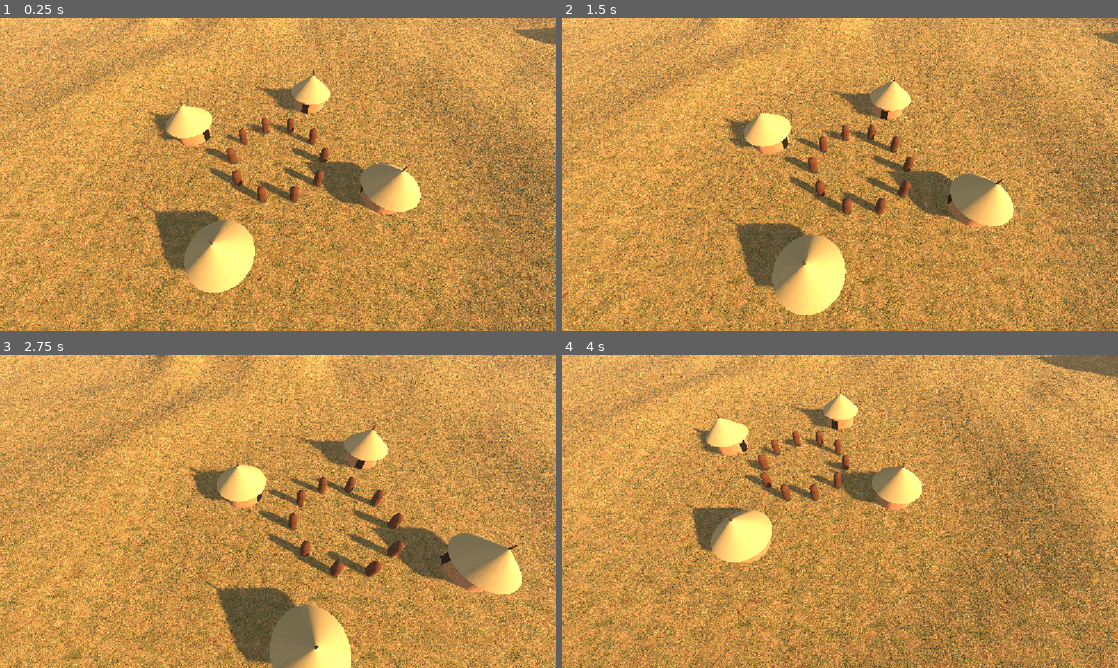
Above: before the commit, frames 1-4 (two rows, left to right).
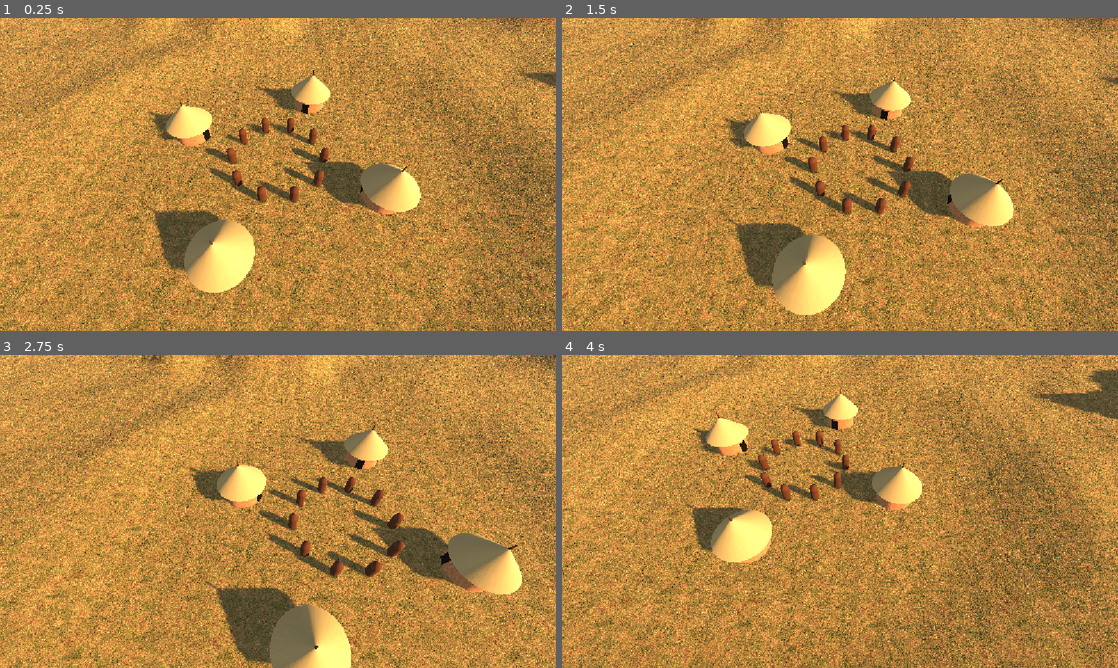
Above: after the commit, the same moments.

Repository: barroapk/faso-kanou
Game: Godot game, scene res://scenes/main.tscn
The game is run twice, just before and just after one commit, with the same random seed, the same clock (stepped at 60 frames per second) and the same inputs. A sky picture missing from this copy of the repository is replaced by a grey-blue gradient.
Inputs (mouse positions are in pixels of both pictures, inside the frame that each line leads up to):
- Up to frame 1 (0.25 s): no input
- Up to frame 2 (1.5 s): tap Enter at 0.5 s; move the mouse to (962, 158) at 0.52 s; click (962, 158) at 0.67 s; tap Space at 1.25 s; drag from (728, 190) to (812, 237) at 1.27 s
- Up to frame 3 (2.75 s): tap Enter at 2 s; move the mouse to (333, 442) at 2.02 s; click (333, 442) at 2.17 s
- Up to frame 4 (4 s): tap Space at 2.75 s; drag from (812, 574) to (673, 464) at 2.77 s; tap Enter at 3.5 s; move the mouse to (1006, 558) at 3.52 s; click (1006, 558) at 3.67 s

The runs differ from the first frame. In frame 1, 7.3% of the frame differs, in the area x 0-100%, y 0-40%; in frame 2, 7.4%; in frame 3, 8.0%, in the area x 0-100%, y 0-46%; in frame 4, 6.9%.

Commit message:
Moins de brume, montagnes naturelles, forêt plus verte

Diff:
--- a/scripts/main.gd
+++ b/scripts/main.gd
@@ -24,7 +24,7 @@
     env.reflected_light_source = Environment.REFLECTION_SOURCE_SKY
     env.tonemap_mode = Environment.TONE_MAPPER_ACES
     env.fog_enabled = true
-    env.fog_density = 0.0015
+    env.fog_density = 0.0004
     env.fog_light_color = Color(0.95, 0.8, 0.65)
     var monde := WorldEnvironment.new()
     monde.environment = env
--- a/scripts/terrain.gd
+++ b/scripts/terrain.gd
@@ -12,81 +12,81 @@
 var climat := FastNoiseLite.new()
 
 func _ready() -> void:
-    bruit.seed = 7
-    bruit.frequency = 0.008
-    bruit.fractal_octaves = 5
-    detail.seed = 19
-    detail.frequency = 0.05
-    cote.seed = 3
-    cote.frequency = 0.004
-    cote.fractal_octaves = 3
-    montagne.seed = 11
-    montagne.frequency = 0.005
-    climat.seed = 23
-    climat.frequency = 0.006
-    mesh = _generer()
-    material_override = _materiau_sol()
+	bruit.seed = 7
+	bruit.frequency = 0.008
+	bruit.fractal_octaves = 5
+	detail.seed = 19
+	detail.frequency = 0.05
+	cote.seed = 3
+	cote.frequency = 0.004
+	cote.fractal_octaves = 3
+	montagne.seed = 11
+	montagne.frequency = 0.005
+	climat.seed = 23
+	climat.frequency = 0.006
+	mesh = _generer()
+	material_override = _materiau_sol()
 
 func _masque(x: float, z: float) -> float:
-    var r := Vector2(x, z).length() / (TAILLE * 0.45)
-    return 1.0 - smoothstep(0.7, 1.0, r + cote.get_noise_2d(x, z) * 0.35)
+	var r := Vector2(x, z).length() / (TAILLE * 0.45)
+	return 1.0 - smoothstep(0.7, 1.0, r + cote.get_noise_2d(x, z) * 0.35)
 
 func _humidite(x: float, z: float) -> float:
-    return clampf(0.5 + z / TAILLE * 1.6 + climat.get_noise_2d(x, z) * 0.35, 0.0, 1.0)
+	return clampf(0.5 + z / TAILLE * 1.6 + climat.get_noise_2d(x, z) * 0.35, 0.0, 1.0)
 
 func desert(x: float, z: float) -> float:
-    return 1.0 - smoothstep(0.15, 0.32, _humidite(x, z))
+	return 1.0 - smoothstep(0.15, 0.32, _humidite(x, z))
 
 func foret(x: float, z: float) -> float:
-    return smoothstep(0.68, 0.85, _humidite(x, z))
+	return smoothstep(0.68, 0.85, _humidite(x, z))
 
 func hauteur(x: float, z: float) -> float:
-    var m := _masque(x, z)
-    var plaine := 1.2 + detail.get_noise_2d(x, z) * 0.6
-    var collines := (bruit.get_noise_2d(x, z) + 1.0) * 2.0
-    var zone := smoothstep(0.1, 0.45, montagne.get_noise_2d(x, z))
-    var crete := 1.0 - absf(bruit.get_noise_2d(x * 2.0, z * 2.0))
-    var montagnes := zone * pow(crete, 3.0) * HAUTEUR_MAX
-    var vague := sin(x * 0.12 + detail.get_noise_2d(x, z) * 4.0) * 0.5 + 0.5
-    var dunes := desert(x, z) * vague * 2.0
-    var h := (plaine + collines + montagnes + dunes) * m - 2.5 * (1.0 - m)
-    var plat := 1.0 - smoothstep(14.0, 24.0, Vector2(x, z).length())
-    return lerpf(h, HAUTEUR_VILLAGE, plat)
+	var m := _masque(x, z)
+	var plaine := 1.2 + detail.get_noise_2d(x, z) * 0.6
+	var collines := (bruit.get_noise_2d(x, z) + 1.0) * 2.0
+	var zone := smoothstep(0.1, 0.45, montagne.get_noise_2d(x, z))
+	var crete := 1.0 - absf(bruit.get_noise_2d(x * 0.8, z * 0.8))
+	var montagnes := zone * pow(crete, 2.0) * HAUTEUR_MAX
+	var vague := sin(x * 0.12 + detail.get_noise_2d(x, z) * 4.0) * 0.5 + 0.5
+	var dunes := desert(x, z) * vague * 2.0
+	var h := (plaine + collines + montagnes + dunes) * m - 2.5 * (1.0 - m)
+	var plat := 1.0 - smoothstep(14.0, 24.0, Vector2(x, z).length())
+	return lerpf(h, HAUTEUR_VILLAGE, plat)
 
 func _generer() -> ArrayMesh:
-    var n := RESOLUTION + 1
-    var pas := TAILLE / float(RESOLUTION)
-    var debut := -TAILLE / 2.0
-    var st := SurfaceTool.new()
-    st.begin(Mesh.PRIMITIVE_TRIANGLES)
-    for i in n:
-        for j in n:
-            var x := debut + i * pas
-            var z := debut + j * pas
-            st.set_color(Color(desert(x, z), foret(x, z), 0.0))
-            st.set_uv(Vector2(x, z) * 0.12)
-            st.add_vertex(Vector3(x, hauteur(x, z), z))
-    for i in RESOLUTION:
-        for j in RESOLUTION:
-            var a := i * n + j
-            var b := (i + 1) * n + j
-            var c := a + 1
-            var d := b + 1
-            st.add_index(a)
-            st.add_index(b)
-            st.add_index(c)
-            st.add_index(b)
-            st.add_index(d)
-            st.add_index(c)
-    st.generate_normals()
-    st.generate_tangents()
-    return st.commit()
+	var n := RESOLUTION + 1
+	var pas := TAILLE / float(RESOLUTION)
+	var debut := -TAILLE / 2.0
+	var st := SurfaceTool.new()
+	st.begin(Mesh.PRIMITIVE_TRIANGLES)
+	for i in n:
+		for j in n:
+			var x := debut + i * pas
+			var z := debut + j * pas
+			st.set_color(Color(desert(x, z), foret(x, z), 0.0))
+			st.set_uv(Vector2(x, z) * 0.12)
+			st.add_vertex(Vector3(x, hauteur(x, z), z))
+	for i in RESOLUTION:
+		for j in RESOLUTION:
+			var a := i * n + j
+			var b := (i + 1) * n + j
+			var c := a + 1
+			var d := b + 1
+			st.add_index(a)
+			st.add_index(b)
+			st.add_index(c)
+			st.add_index(b)
+			st.add_index(d)
+			st.add_index(c)
+	st.generate_normals()
+	st.generate_tangents()
+	return st.commit()
 
 func _materiau_sol() -> ShaderMaterial:
-    var mat := ShaderMaterial.new()
-    mat.shader = load("res://shaders/terrain.gdshader")
-    mat.set_shader_parameter("herbe_couleur", load("res://assets/sol/herbe_couleur.jpg"))
-    mat.set_shader_parameter("herbe_relief", load("res://assets/sol/herbe_relief.jpg"))
-    mat.set_shader_parameter("roche_couleur", load("res://assets/sol/roche_couleur.jpg"))
-    mat.set_shader_parameter("roche_relief", load("res://assets/sol/roche_relief.jpg"))
-    return mat
+	var mat := ShaderMaterial.new()
+	mat.shader = load("res://shaders/terrain.gdshader")
+	mat.set_shader_parameter("herbe_couleur", load("res://assets/sol/herbe_couleur.jpg"))
+	mat.set_shader_parameter("herbe_relief", load("res://assets/sol/herbe_relief.jpg"))
+	mat.set_shader_parameter("roche_couleur", load("res://assets/sol/roche_couleur.jpg"))
+	mat.set_shader_parameter("roche_relief", load("res://assets/sol/roche_relief.jpg"))
+	return mat
--- a/shaders/terrain.gdshader
+++ b/shaders/terrain.gdshader
@@ -22,7 +22,7 @@
     float grain = dot(herbe, vec3(0.333));
 
     vec3 sol = herbe * vec3(1.1, 1.0, 0.8);
-    sol = mix(sol, herbe * vec3(0.55, 0.85, 0.45), biome.y);
+    sol = mix(sol, herbe * vec3(0.35, 0.65, 0.25), biome.y);
     sol = mix(sol, sable * (0.75 + 0.5 * grain), biome.x);
 
     float lat = smoothstep(4.0, 8.0, pos_monde.y) * (1.0 - biome.x) * (1.0 - biome.y);
